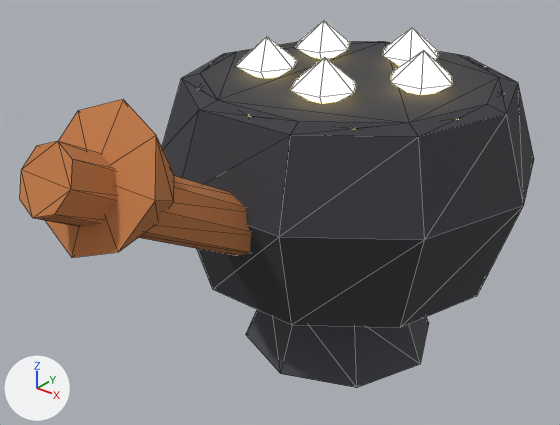
What one commit did to the glTF model game/assets/bauten/turm_gift_kopf.gltf.
The view is the same before and after, from a 50 mm camera at (1.55, -2.34, 1.91) aimed at (-0.04, -0.35, 0.67). Every picture has the same lights, and +X, +Y and +Z are marked at lower left. The picture after the commit comes second. Mesh edges are drawn as thin lines. Vertices at exactly the same position are counted once.

The first picture shows 'Kopf_gift'.
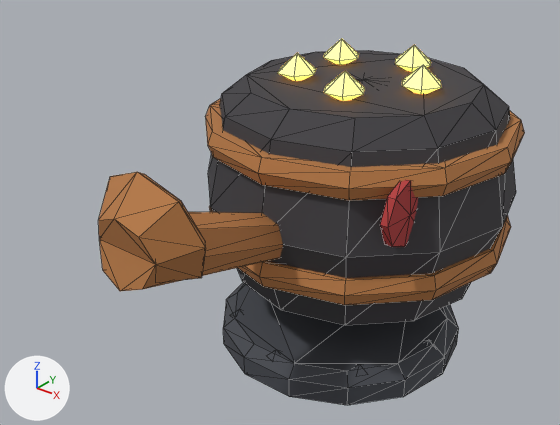
Where the change shows, as pixel boxes (x1, y1, x2, y2) in the pictures (560 x 425 px; the box of a moved part takes in the faces that stretch with it):
'Kopf_gift', reshaped (17% narrower)
    before: (20, 20, 534, 388)
    after: (98, 39, 525, 405)
part 1 of me_kopf_gift, moved or reshaped
    before: (390, 50, 453, 95)
    after: (402, 65, 442, 94)
part 2 of me_kopf_gift, moved or reshaped
    before: (383, 27, 438, 66)
    after: (395, 45, 431, 72)
part 3 of me_kopf_gift, moved or reshaped
    before: (296, 20, 350, 59)
    after: (323, 39, 359, 65)
part 4 of me_kopf_gift, moved or reshaped
    before: (236, 36, 297, 78)
    after: (278, 53, 316, 81)
part 5 of me_kopf_gift, moved or reshaped
    before: (291, 57, 356, 104)
    after: (324, 71, 365, 101)
part 6 of me_kopf_gift, rebuilt (17% narrower)
    before: (162, 41, 534, 328)
    after: (208, 50, 516, 325)
part 7 of me_kopf_gift, rebuilt
    before: (246, 310, 429, 388)
    after: (223, 282, 459, 405)
part 8 of me_kopf_gift, cut back
    before: (20, 99, 251, 258)
    after: (98, 99, 525, 368)

Diff of the bpy script that builds the scene:
```diff
--- a/game/assets/bauten/turm_gift_kopf.gltf.py
+++ b/game/assets/bauten/turm_gift_kopf.gltf.py
@@ mat_kopf_giftleuchten @@
+mat_kopf_giftleuchten = bpy.data.materials.new('Kopf_giftLeuchten')
+mat_kopf_giftleuchten.use_nodes = True; mat_kopf_giftleuchten.node_tree.nodes.clear()
+_N = mat_kopf_giftleuchten.node_tree.nodes; _L = mat_kopf_giftleuchten.node_tree.links
+n0 = _N.new('ShaderNodeBsdfPrincipled'); n0.name = 'Principled BSDF'
+n0.inputs[27].default_value = (1.0, 0.434, 0.0802, 1.0)  # 'Emission Color', orange #ffb050
+n0.inputs[28].default_value = 2.2  # 'Emission Strength'
+n1 = _N.new('ShaderNodeOutputMaterial'); n1.name = 'Material Output'
+n2 = _N.new('ShaderNodeVertexColor'); n2.name = 'Color Attribute'
+_L.new(n0.outputs[0], n1.inputs[0])  # 'BSDF' to 'Surface'
+_L.new(n2.outputs[0], n0.inputs[0])  # 'Color' to 'Base Color'
@@ mat_vorkommen @@
+mat_vorkommen = bpy.data.materials.new('Vorkommen')
+mat_vorkommen.use_nodes = True; mat_vorkommen.node_tree.nodes.clear()
+_N = mat_vorkommen.node_tree.nodes; _L = mat_vorkommen.node_tree.links
+n0 = _N.new('ShaderNodeBsdfPrincipled'); n0.name = 'Principled BSDF'
+n0.inputs[2].default_value = 0.85  # 'Roughness'
+n1 = _N.new('ShaderNodeOutputMaterial'); n1.name = 'Material Output'
+n2 = _N.new('ShaderNodeVertexColor'); n2.name = 'Color Attribute'
+_L.new(n0.outputs[0], n1.inputs[0])  # 'BSDF' to 'Surface'
+_L.new(n2.outputs[0], n0.inputs[0])  # 'Color' to 'Base Color'
@@ me_kopf_gift @@
-me_kopf_gift.from_pydata(...)  # 159 vertices, 278 faces; spans x -0.72..0.72, y -1.38..0.68, z 0.0..1.29
-me_kopf_gift.materials.append(mat_burg)
-me_kopf_gift.materials.append(mat_kopf_giftglas)
+me_kopf_gift.from_pydata(...)  # 341 vertices, 598 faces; spans x -0.62..0.62, y -1.14..0.72, z 0.0..1.18
+# me_kopf_gift part 1: the loose piece of 8 vertices spanning x 0.18..0.42, y -0.1..0.1, z 1.08..1.26 is scaled about its middle by (0.667, 0.667, 0.67), then moved by (-0.05, 0.1, -0.05), in mat_kopf_giftleuchten
+# me_kopf_gift part 2: the loose piece of 8 vertices spanning x -0.03..0.21, y 0.18..0.39, z 1.08..1.26 is scaled about its middle by (0.667, 0.667, 0.67), then moved by (-0.02, 0.05, -0.05), in mat_kopf_giftleuchten
+# me_kopf_gift part 3: the loose piece of 8 vertices spanning x -0.36..-0.12, y 0.07..0.28, z 1.08..1.26 is scaled about its middle by (0.667, 0.667, 0.67), then moved by (0.04, 0.07, -0.05), in mat_kopf_giftleuchten
+# me_kopf_gift part 4: the loose piece of 8 vertices spanning x -0.36..-0.12, y -0.28..-0.07, z 1.08..1.26 is scaled about its middle by (0.667, 0.667, 0.67), then moved by (0.04, 0.13, -0.05), in mat_kopf_giftleuchten
+# me_kopf_gift part 5: the loose piece of 8 vertices spanning x -0.03..0.21, y -0.39..-0.18, z 1.08..1.26 is scaled about its middle by (0.667, 0.667, 0.67), then moved by (-0.02, 0.15, -0.05), in mat_kopf_giftleuchten
+# me_kopf_gift part 6: the loose piece of 50 vertices spanning x -0.72..0.72, y -0.68..0.68, z 0.25..1.12 is rebuilt with 60 vertices and now spans x -0.62..0.62, y -0.52..0.72, z 0.15..1.08, in mat_vorkommen
+# me_kopf_gift part 7: the loose piece of 16 vertices spanning x -0.4..0.4, y -0.4..0.4, z 0.0..0.25 is rebuilt with 42 vertices and now spans x -0.5..0.5, y -0.49..0.49, z 0.0..0.12, in mat_vorkommen
+# me_kopf_gift part 8: 33 vertices removed from x -0.22..0.22, y -1.38..-0.5, z 0.61..1.29; 186 vertices added at x -0.62..0.62, y -1.14..0.72, z 0.08..1.07
+# other edits to the shape of me_kopf_gift do not show in these pictures
+me_kopf_gift.materials.append(mat_vorkommen)
+me_kopf_gift.materials.append(mat_kopf_giftleuchten)
```
